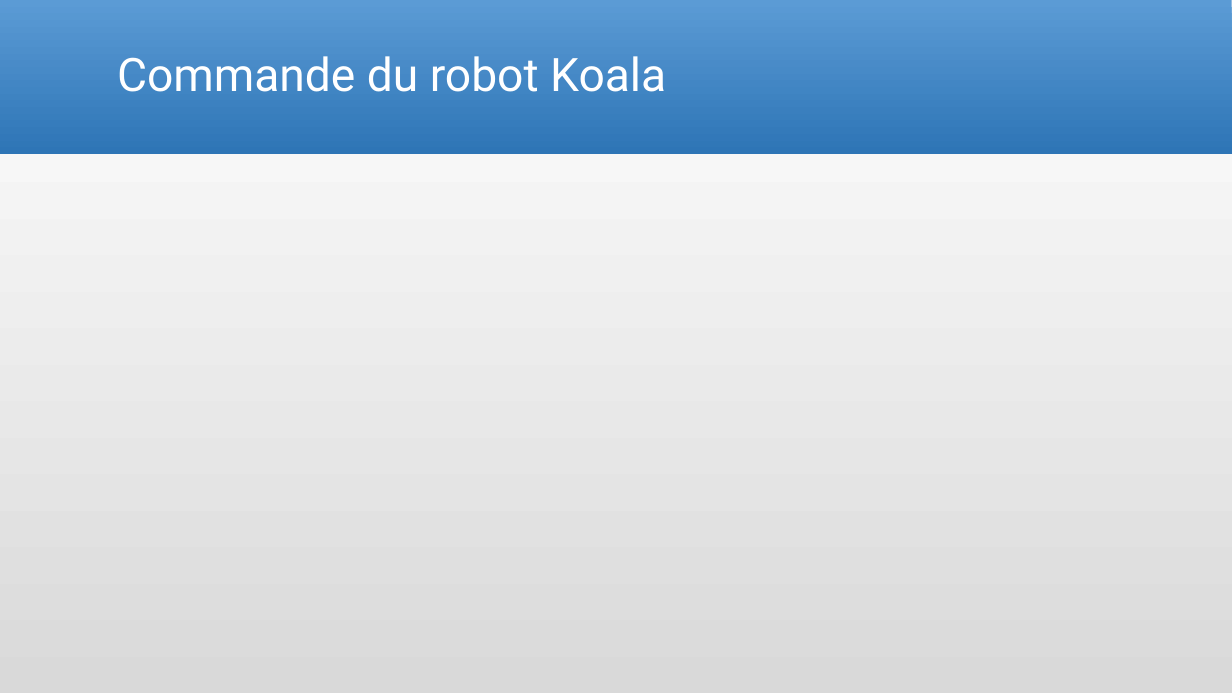
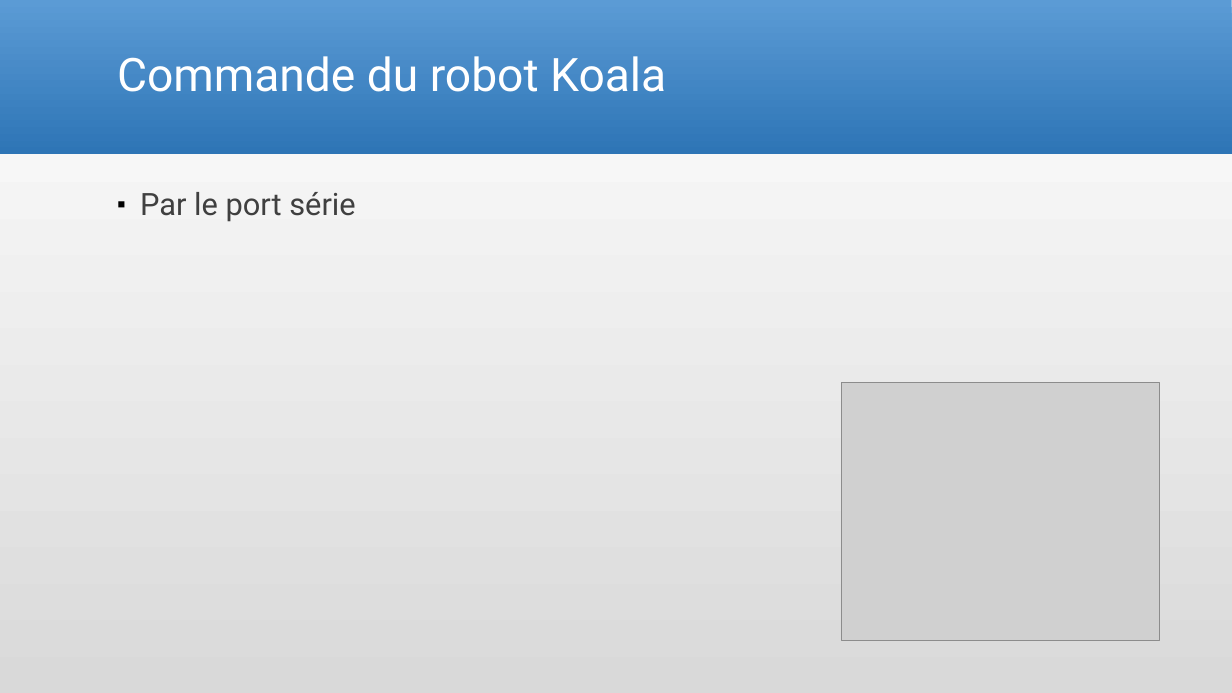
Before and after one commit to Arcyno/tl_voix, a slide deck: slide 13 of Presentation.pptx. Drawn at 1232x693 pixels with LibreOffice and Linux fonts; fonts in the diff are those of the drawing; grey boxes stand for pictures. Boxes give left, top, right and bottom in pixels: in the first picture for what was removed or moved away, otherwise in the second. Text is boxed around its words. In the diff, an @@ line names an element or a change of style, - is before the commit and + after.

```diff
--- a/Presentation.pptx
+++ b/Presentation.pptx
@@ text added at <box>140,192,355,222</box>, 24 pt, text #404040 @@
+▪ Par le port série
@@ picture added at <box>842,383,1160,640</box> @@
```
Also in this commit, not shown: 8 other slides changed, 6 other files.
